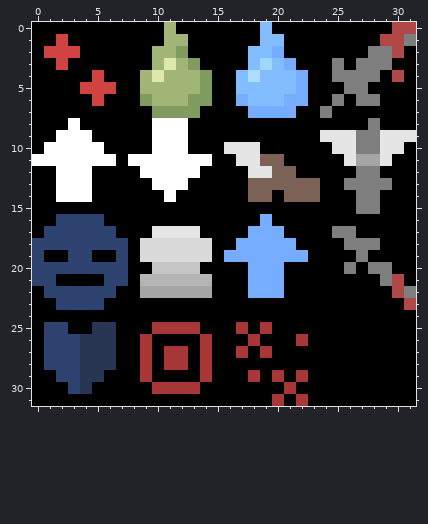
Pixel-art file, stored at IvoryKeep/res/sprites/status.aseprite. Above, as it was before the edit.
32x32 pixels, 1 frame. Colours within 5 levels of each other are drawn and written as one.
The same view after the edit:
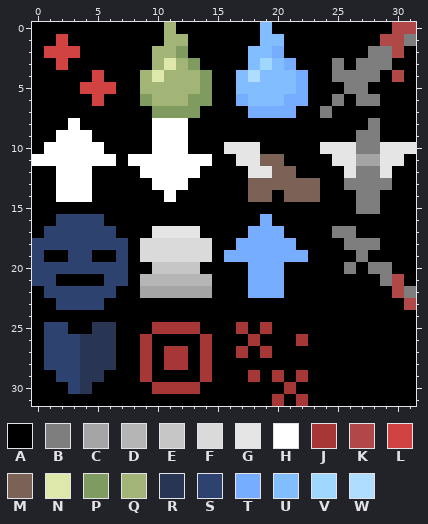
Palette (. is transparent): A #000000  B #7e7e7e  C #a5a5a5  D #b5b5b5  E #c6c6c6  F #dadada  G #e5e5e5  H #ffffff  J #a73737  K #b14848  L #d14242  M #7c6256  N #dfe8ab  P #809b60  Q #a2b577  R #283654  S #2d426e  T #76adff  U #82beff  V #9fd7ff  W #afddff
From old to new:
Layer "Layer 1":
The author changed colour G to colour A in row 9 at x 24 to 26 and 29 to 31.
The author changed colour A to colour G in row 10 at x 24 and 31; in row 11 at x 25 and 30; in row 12 at x 26 and 29.
Changed places in both pictures, as pixel boxes (x1, y1, x2, y2):
changed: (320, 130, 416, 178)
